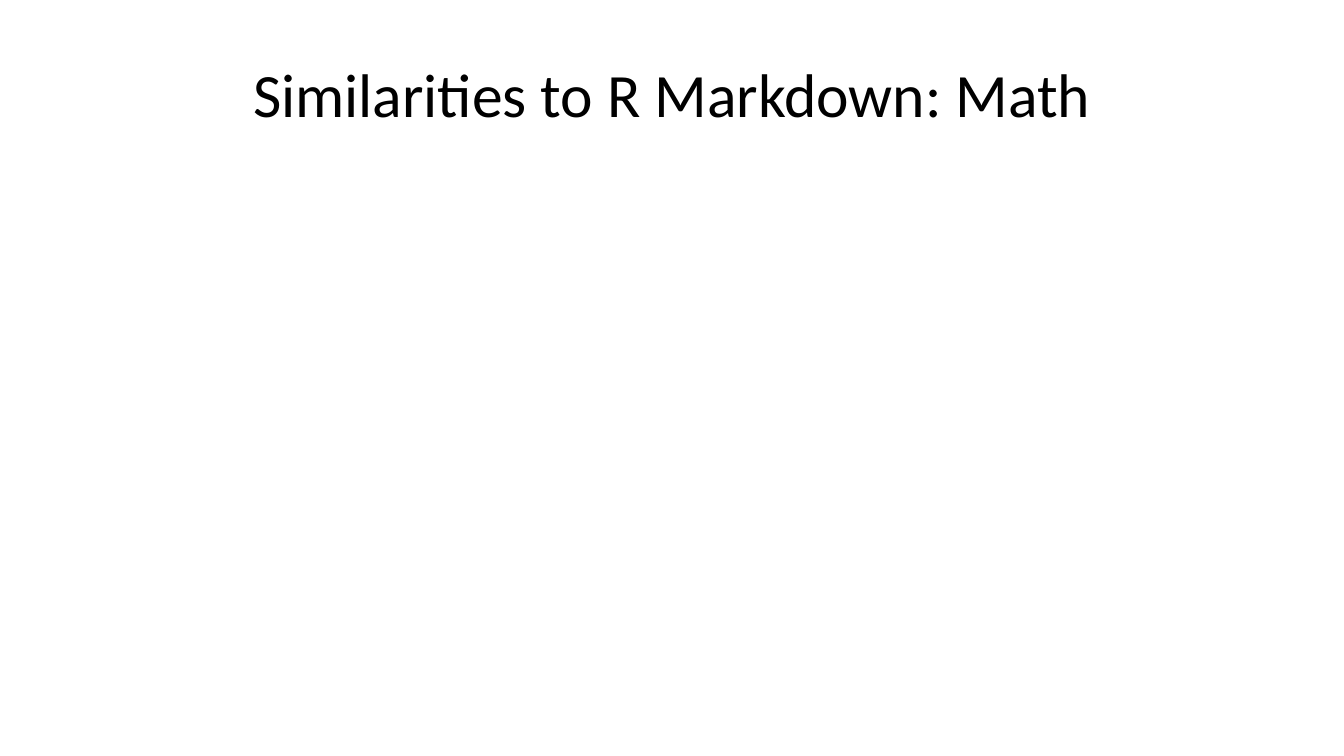
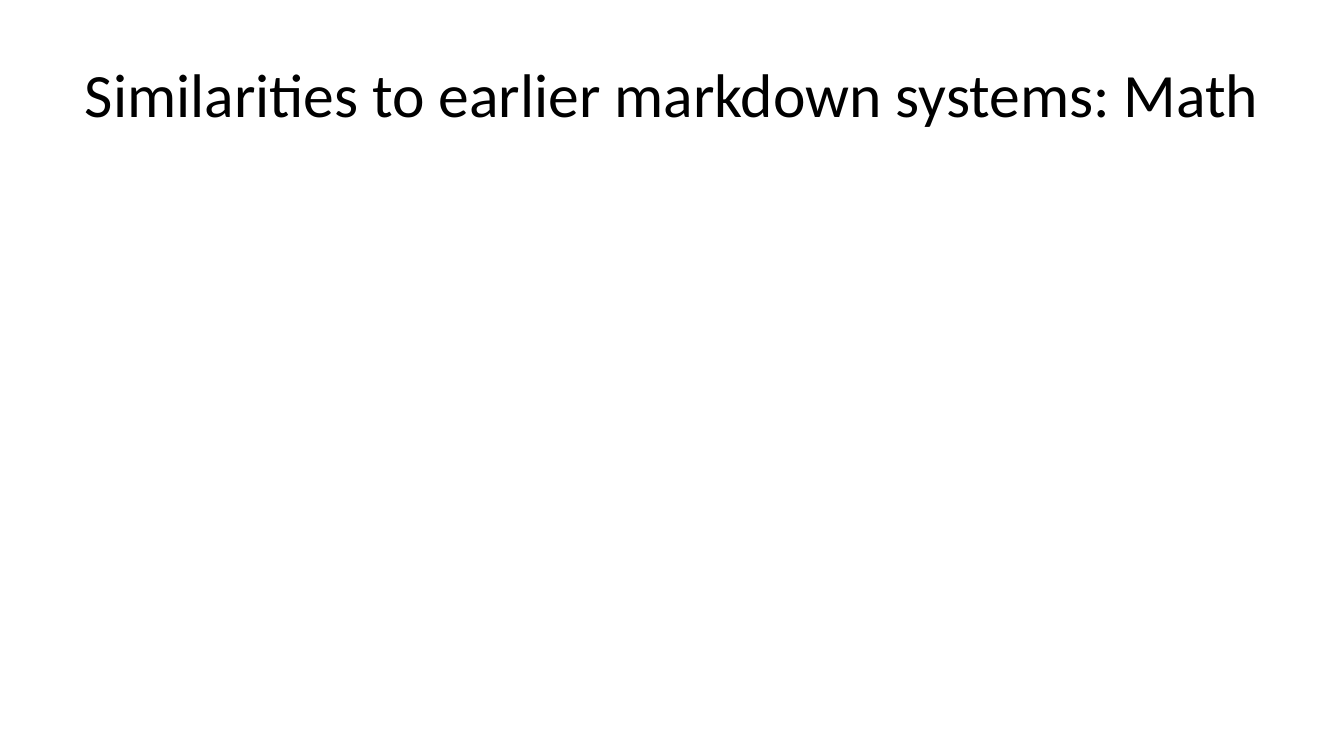
Before and after one commit to pmean/talks, a slide deck: slide 5 of quarto/beginning-with-quarto.pptx (slide 4 before the commit). Drawn at 1344x756 pixels with LibreOffice and Linux fonts; fonts in the diff are those of the drawing. Boxes give left, top, right and bottom in pixels: in the first picture for what was removed or moved away, otherwise in the second. Text is boxed around its words. In the diff, an @@ line names an element or a change of style, - is before the commit and + after.

```diff
--- a/quarto/beginning-with-quarto.pptx
+++ b/quarto/beginning-with-quarto.pptx
@@ title at (x1=85, y1=74, x2=1258, y2=127): text changed @@
-Similarities to R Markdown: Math
+Similarities to earlier markdown systems: Math
```
Also in this commit, not shown: 2 other slides changed, 4 slides added, 1 slide removed, 1 other file.
